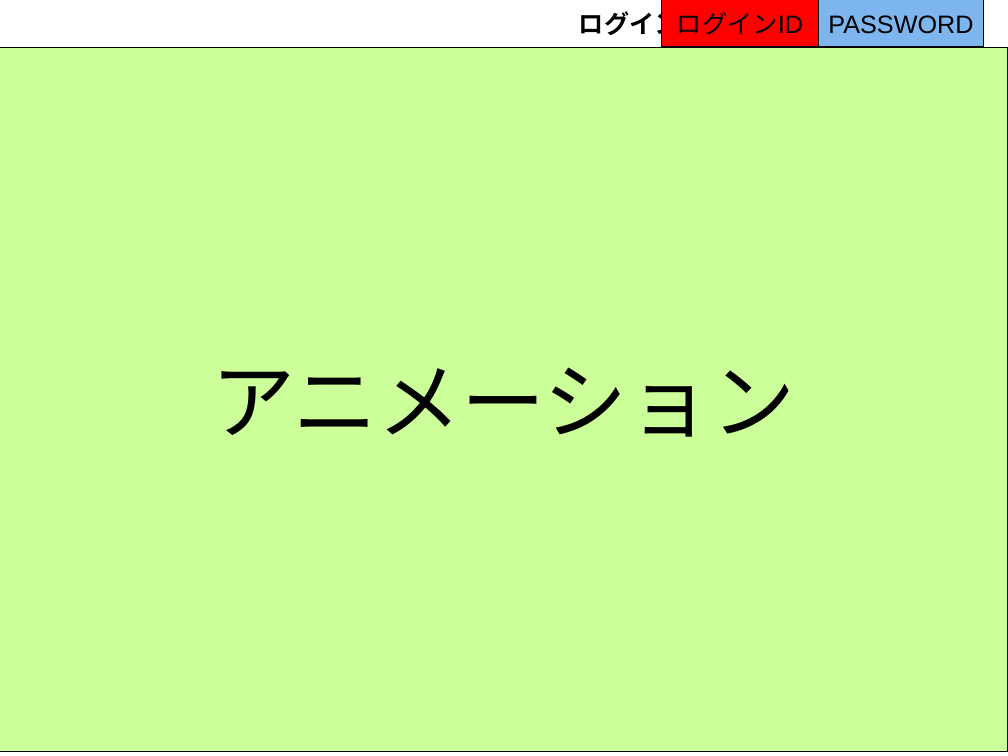
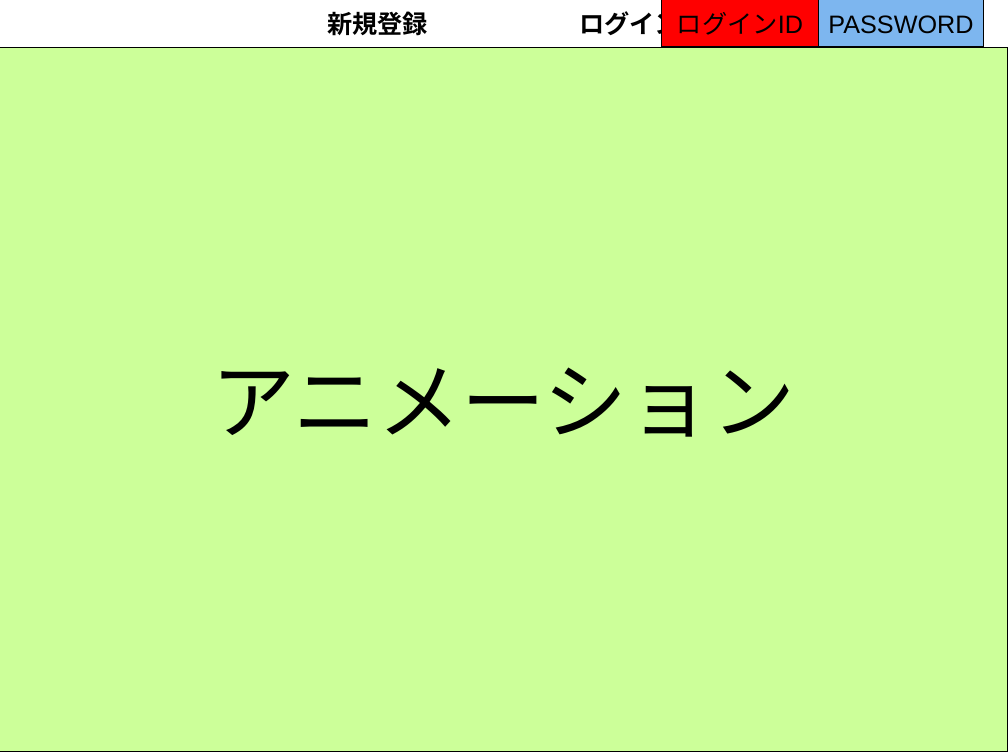
Before and after one commit to sugye/prolabo201610, a slide deck: slide 4 of 成果物予定表.ppt. Drawn at 1008x756 pixels with LibreOffice and Linux fonts; fonts in the diff are those of the drawing. Boxes give left, top, right and bottom in pixels: in the first picture for what was removed or moved away, otherwise in the second. Text is boxed around its words. In the diff, an @@ line names an element or a change of style, - is before the commit and + after.

```diff
--- a/成果物予定表.ppt
+++ b/成果物予定表.ppt
@@ text in rectangle at (x1=327, y1=7, x2=803, y2=39): text changed @@
-ログイン
+新規登録 ログイン
```
Also in this commit, not shown: 2 other slides changed, 2 slides added, 1 slide removed.
